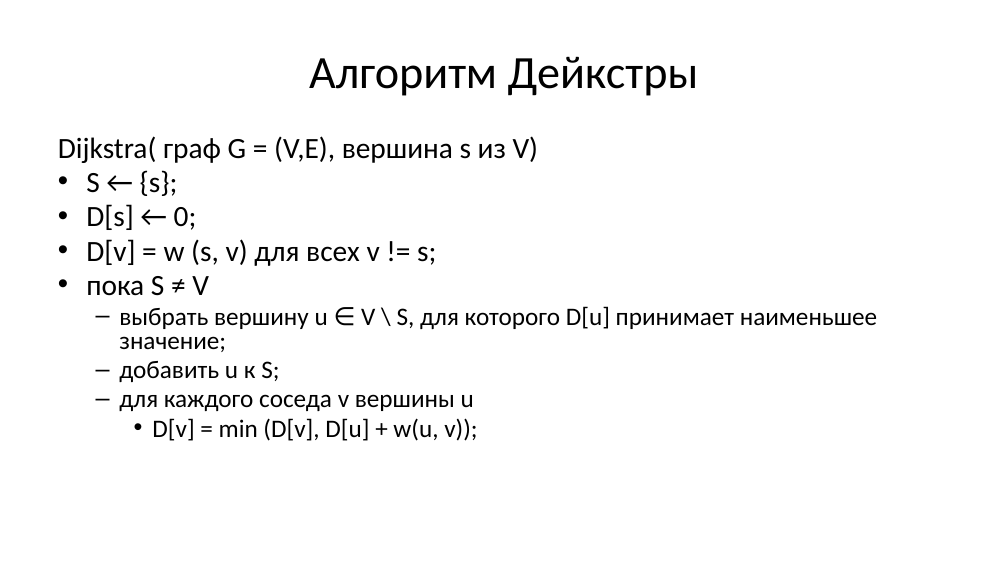
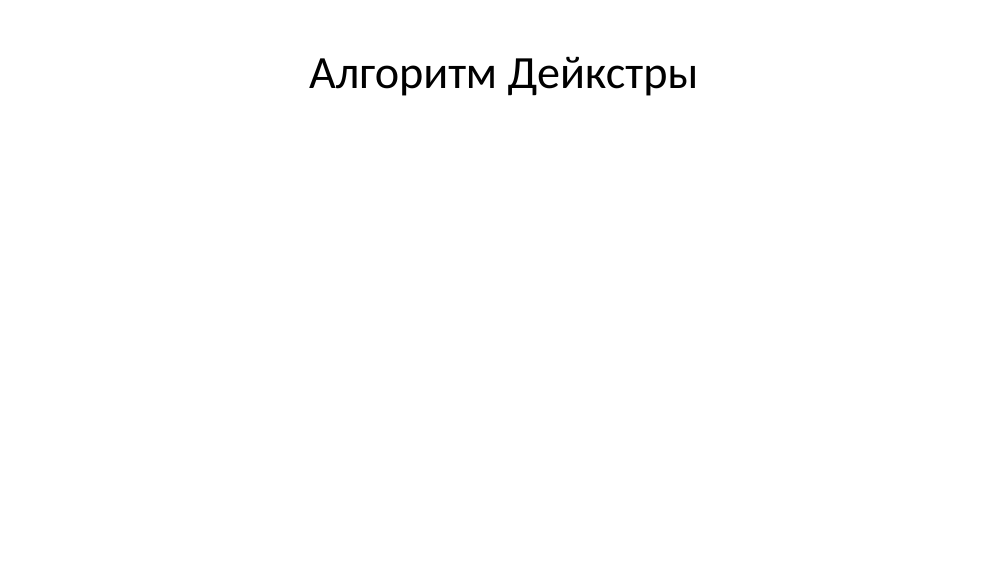
Before and after one commit to Evgueni-Petrov-aka-espetrov/Algorithms-and-Programming-in-C-pptx, a slide deck: slide 65 of 18 Кратчайшие пути и топсорт.pptx (slide 17 before the commit). Drawn at 1008x567 pixels with LibreOffice and Linux fonts; fonts in the diff are those of the drawing. Boxes give left, top, right and bottom in pixels: in the first picture for what was removed or moved away, otherwise in the second. Text is boxed around its words. In the diff, an @@ line names an element or a change of style, - is before the commit and + after.

```diff
--- a/18 Кратчайшие пути и топсорт.pptx
+++ b/18 Кратчайшие пути и топсорт.pptx
@@ text removed at <box>58,136,877,441</box> @@
-Dijkstra( граф G = (V,E), вершина s из V)
-• S ← {s};
-• D[s] ← 0;
-• D[v] = w (s, v) для всех v != s;
-• пока S ≠ V
-  – выбрать вершину u ∈ V \ S, для которого D[u] принимает наименьшее значение;
-  – добавить u к S;
-  – для каждого соседа v вершины u
-    • D[v] = min (D[v], D[u] + w(u, v));
```
Also in this commit, not shown: 25 other slides changed, 147 slides added, 9 slides removed.
